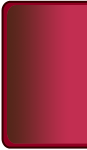
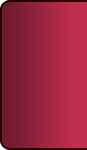
Comparing the layer stacks of the two 87 × 150 images. Changes:
"Слой 1": opacity 83% → 46%, painted on it over [0, 0, 79, 150]
renamed "Фигура 27" to "Фигура 29", painted on it over [0, 0, 87, 150]
removed layer "Фигура 28" from group "Прилавок" over [1, 0, 87, 149]
